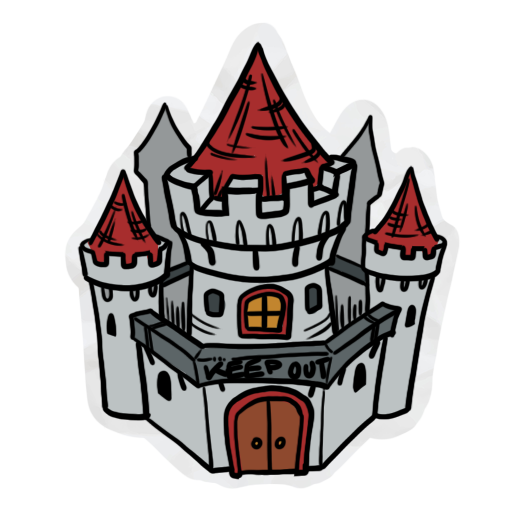
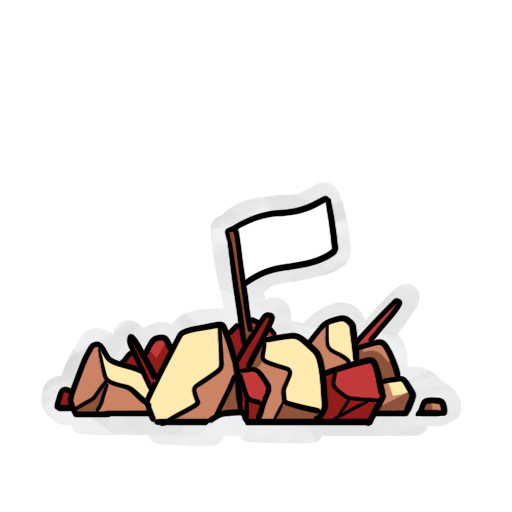
Layered file, before and after one edit (512x512). Changes by layer:
hid group "Chateau" (5 layers) over <box>64,22,461,489</box>
added group "Ruines Champis" with 3 layers above "Ruines" over <box>41,181,462,447</box>
added layer "Calque 15" (1st of 2, in "Ruines Champis") in group "Ruines Champis" over <box>53,195,449,427</box>
added layer "Calque 16" (1st of 2, in "Ruines Champis") in group "Ruines Champis" over <box>55,197,447,425</box>
added layer "2259 copie 3" (1st of 2, in "Ruines Champis") in group "Ruines Champis" over <box>41,181,462,447</box>
